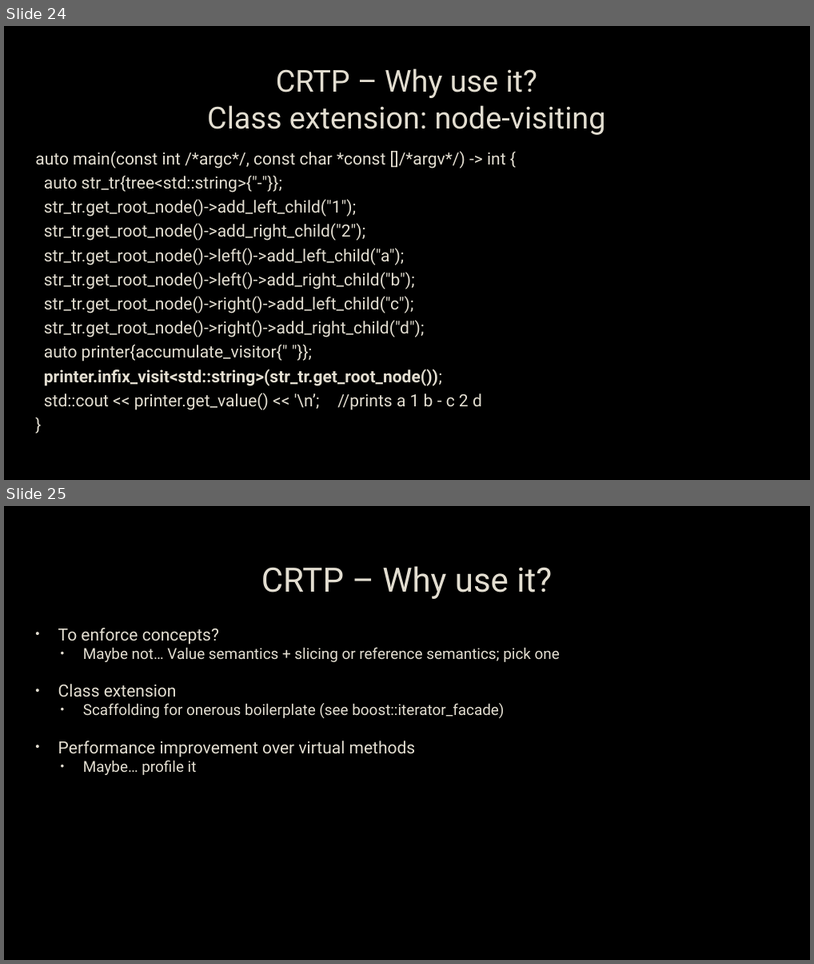
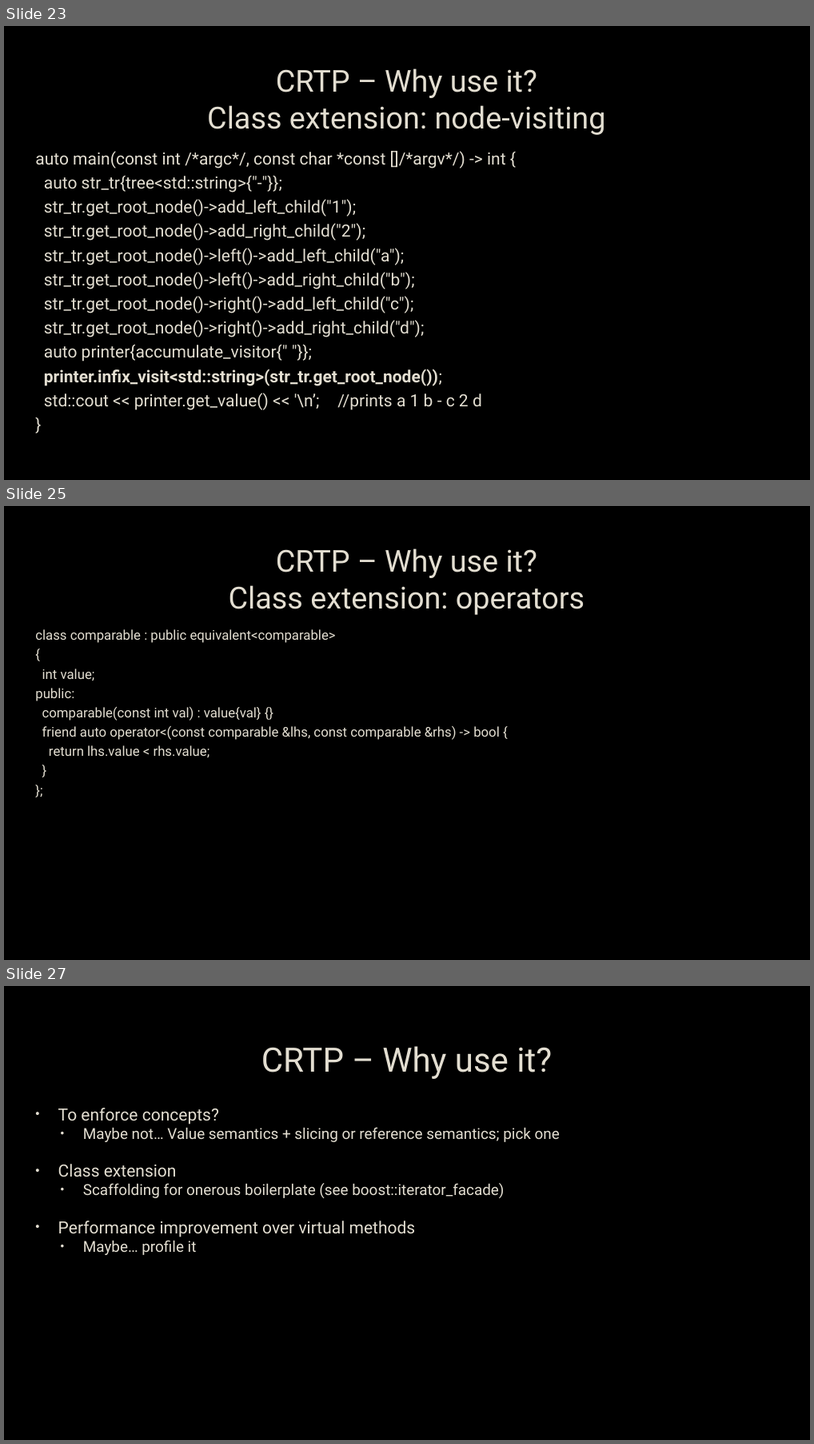
Before and after one commit to capsocrates/crtp-meetup-talk, a slide deck: CRTP.pptx. Shown one above the other, each under a label of ours: slides 24 and 25 before the commit, slides 23, 25 and 27 after it; the slides between them are not shown. The pictures are 814x964 and 814x1444 pixels, drawn with LibreOffice and Linux fonts; fonts in the diff are those of the drawing; background and template pictures are left out. Boxes give left, top, right and bottom in pixels: in the first picture for what was removed or moved away, otherwise in the second. Text is boxed around its words. In the diff, an @@ line names an element or a change of style, - is before the commit and + after.

Commit message:
Add operator example

```diff
--- a/CRTP.pptx
+++ b/CRTP.pptx
@@ slide 25 added at [4,506,810,960], background picture (left out) @@
@@ title added at [229,548,585,615], 36 pt, text #E3DED1 @@
+CRTP – Why use it?
+Class extension: operators
@@ text added at [35,629,500,757], 16 pt, text #E3DED1 @@
+class comparable : public equivalent<comparable>
+{
+int value;
+public:
+comparable(const int val) : value{val} {}
+friend auto operator<(const comparable &lhs, const comparable &rhs) -> bool {
+return lhs.value < rhs.value;
+}
+};
@@ what was slide 24 is now slide 23 @@
@@ what was slide 25 is now slide 27 @@
```
Also in this commit, not shown: 2 other slides added, 5 other files.
